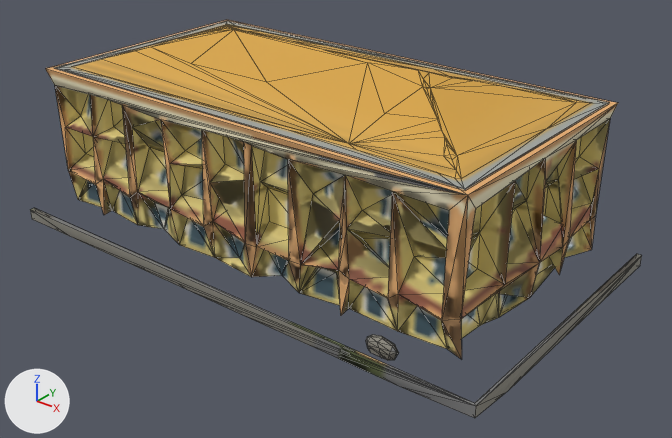
An edit to the glTF model assets/world/khach_san_grand_canh_nam.far.glb, drawn before and after from the same camera.
Camera for both pictures: a 50 mm lens placed at (25.5, -44.0, 34.5), pointed at (-15.7, 7.5, 2.5). The axes (+X, +Y, +Z) are drawn at lower left. The lights are the same throughout. The older version comes first. Mesh edges are drawn as thin lines. Vertices at exactly the same position are counted once.

Before the edit, the objects in view are built like this:
```python
me_khach_san_grand_canh_nam = bpy.data.meshes.new('khach_san_grand_canh_nam')
me_khach_san_grand_canh_nam.from_pydata(...)  # 456 vertices, 904 faces; spans x -40.2..4.2, y -4.2..20.8, z -0.3..14.9
# faces by material slot: [604, 150, 150]
me_khach_san_grand_canh_nam.materials.append(mat_part_01)
me_khach_san_grand_canh_nam.materials.append(mat_part_02)
me_khach_san_grand_canh_nam.materials.append(mat_part_03)
ob_khach_san_grand_canh_nam = bpy.data.objects.new('khach_san_grand_canh_nam', me_khach_san_grand_canh_nam)
ob_khach_san_grand_canh_nam.location = (0.0, 0.0, 0.0)
```
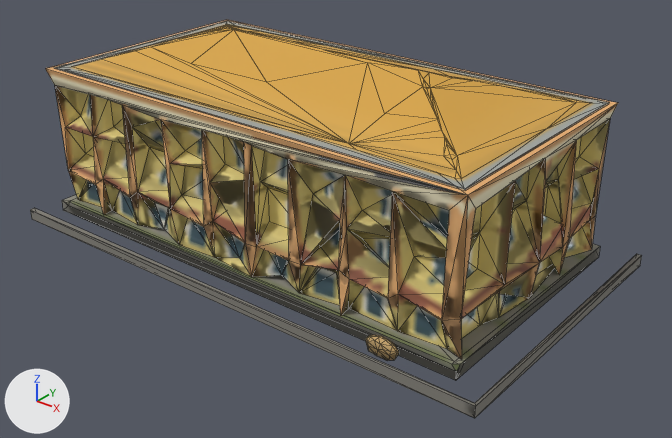
What the commit changed:
me_khach_san_grand_canh_nam is used by ob_khach_san_grand_canh_nam; location (0.0, 0.0, 0.0).
me_khach_san_grand_canh_nam had 456 vertices, 904 faces and spanned x -40.2..4.2, y -4.2..20.8, z -0.3..14.9.
me_khach_san_grand_canh_nam now has 458 vertices, 904 faces and spans x -40.3..4.2, y -4.2..20.9, z -1.0..14.9.
me_khach_san_grand_canh_nam part 1: a new loose piece of 17 vertices spanning x -40.3..0.6, y -0.6..20.9, z -1.0..0.0, in mat_part_03.
Part 2, on me_khach_san_grand_canh_nam:
36 vertices are removed from x -34.5..4.2, y -4.2..14.6, z -0.3..1.3.
117 faces are deleted.
4 vertices move from x -39.5..3.8, y -3.8..20.0, z -0.3..0.8 to x -39.5..3.8, y -3.8..20.0, z -0.3..0.9.
21 vertices are added at x -11.5..-2.8, y -3.8..-2.1, z -0.3..1.3.
87 new faces join them, mat_part_03.
me_khach_san_grand_canh_nam part 3: 33 kept faces spanning x -39.7..4.2, y -4.2..20.3, z -0.3..1.3 get new texture (UV) coordinates.

Pixel boxes [x1, y1, x2, y2] of what changed, in the pictures (672 x 438 px; the box of a moved part takes in the faces that stretch with it):
part 1 of me_khach_san_grand_canh_nam, added
    after: [62, 195, 600, 380]
part 2 of me_khach_san_grand_canh_nam, moved or reshaped
    both: [30, 208, 642, 418]
part 3 of me_khach_san_grand_canh_nam, surface changed
    both: [366, 335, 397, 359]
